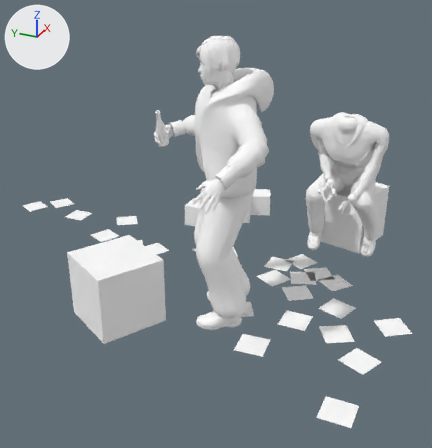
Renders of the Blender file workspace/docks.blend from each side of a commit.
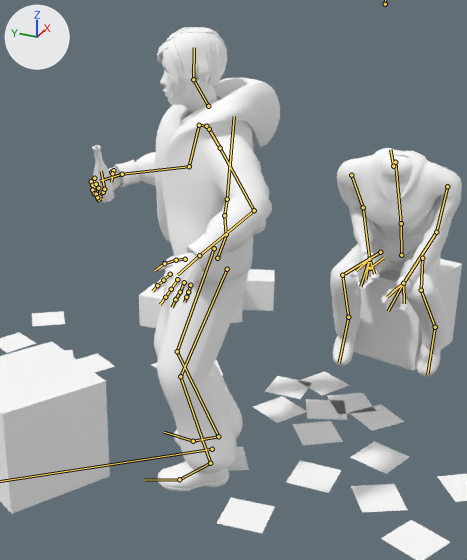
Each version appears first whole from a 50 mm lens placed at (-4.06, -0.94, 2.42), pointed at (-0.05, 0.86, 0.41), and next in a close-up on the part from 22% to 91% of the width and 4% to 83% of the height. The lights are fixed; the arrows at upper left show +X, +Y and +Z. Both versions are drawn at frame 94 of the action 'trailer7'; the numbers are the values there. The bones that bend it are drawn over the model as lines in the close-ups.

In view in the first close-up: 'cutscene_props.001', 'hoboMesh', 'mesh'.
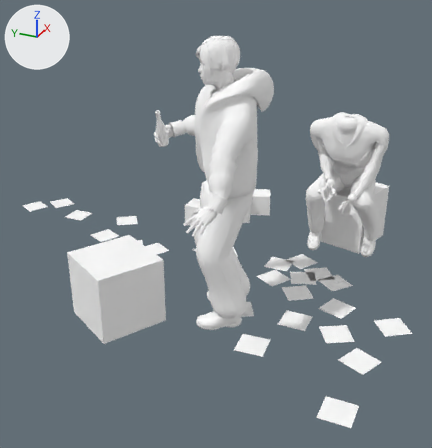
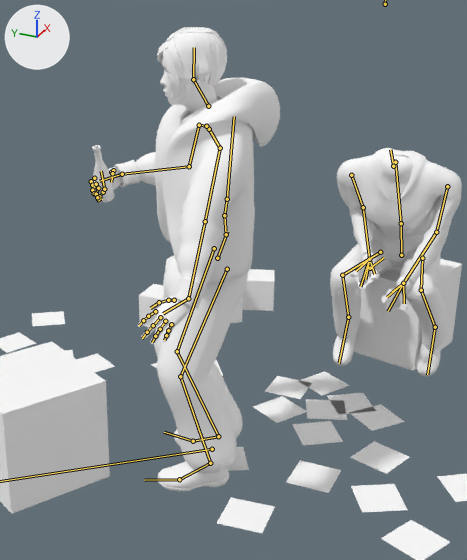
Changed parts and their boxes (x1, y1, x2, y2) in the close-ups (467 x 560 px):
'hoboMesh', posed: (90, 27, 280, 491) in both

The edits, one by one:
Bone 'hand_ik_l' (bone_hand_ik_l) moves from (0.0, 0.0, 0.0) to (0.175, 0.091, 0.083).
Bone 'hand_ik_l' (bone_hand_ik_l) turns from (0, 0, 0) to (21, 16, 6) degrees about its own x, y and z.
